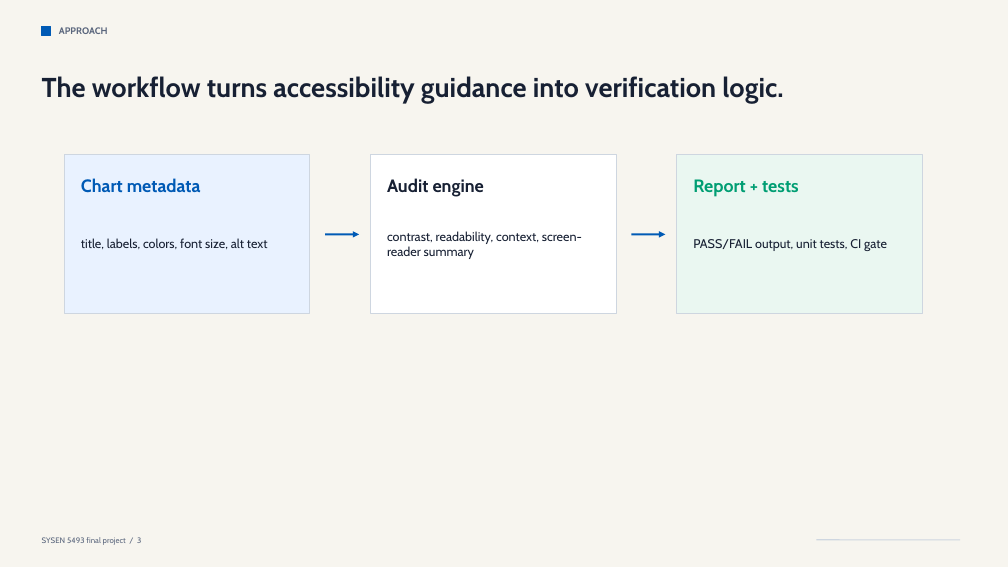
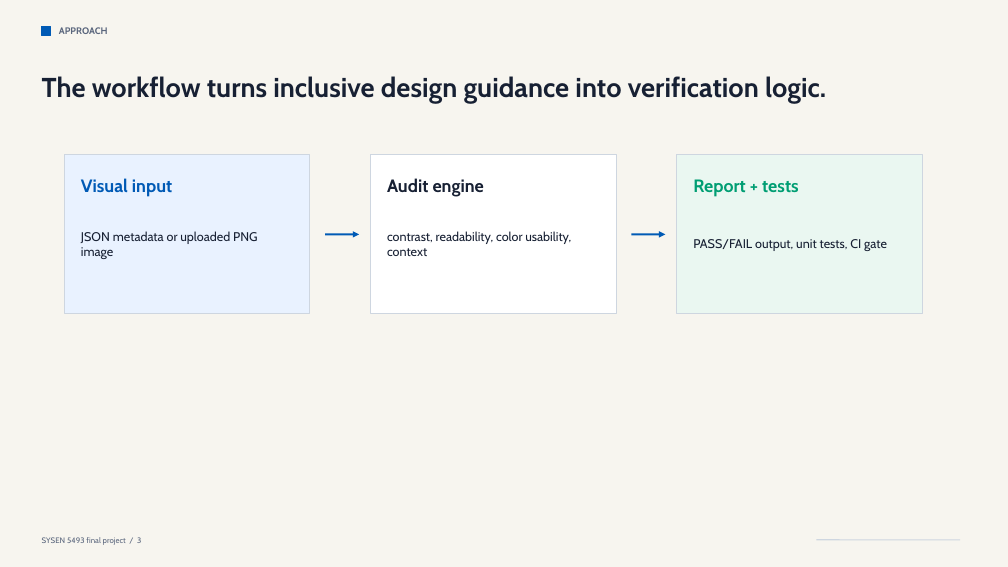
Before and after one commit to JiayiG-design/sysen5493-final, a slide deck: slide 3 of presentation/ChartAccess_Audit_SYSEN5493_Final.pptx. Drawn at 1008x567 pixels with LibreOffice and Linux fonts; fonts in the diff are those of the drawing. Boxes give left, top, right and bottom in pixels: in the first picture for what was removed or moved away, otherwise in the second. Text is boxed around its words. In the diff, an @@ line names an element or a change of style, - is before the commit and + after.

Commit message:
feat(examples): audit real thesis and poster visuals

```diff
--- a/presentation/ChartAccess_Audit_SYSEN5493_Final.pptx
+++ b/presentation/ChartAccess_Audit_SYSEN5493_Final.pptx
@@ text at bbox=[42, 76, 826, 103]: text changed @@
-The workflow turns accessibility guidance into verification logic.
+The workflow turns inclusive design guidance into verification logic.
@@ text at bbox=[81, 178, 172, 197]: text changed @@
-Chart metadata
+Visual input
@@ text at bbox=[81, 231, 258, 259]: text changed @@
-title, labels, colors, font size, alt text
+JSON metadata or uploaded PNG image
@@ text at bbox=[387, 231, 571, 256]: text changed @@
-contrast, readability, context, screen-reader summary
+contrast, readability, color usability, context
```
Also in this commit, not shown: 4 other slides changed, 1 slide added, 1 slide removed, 6 other files.
